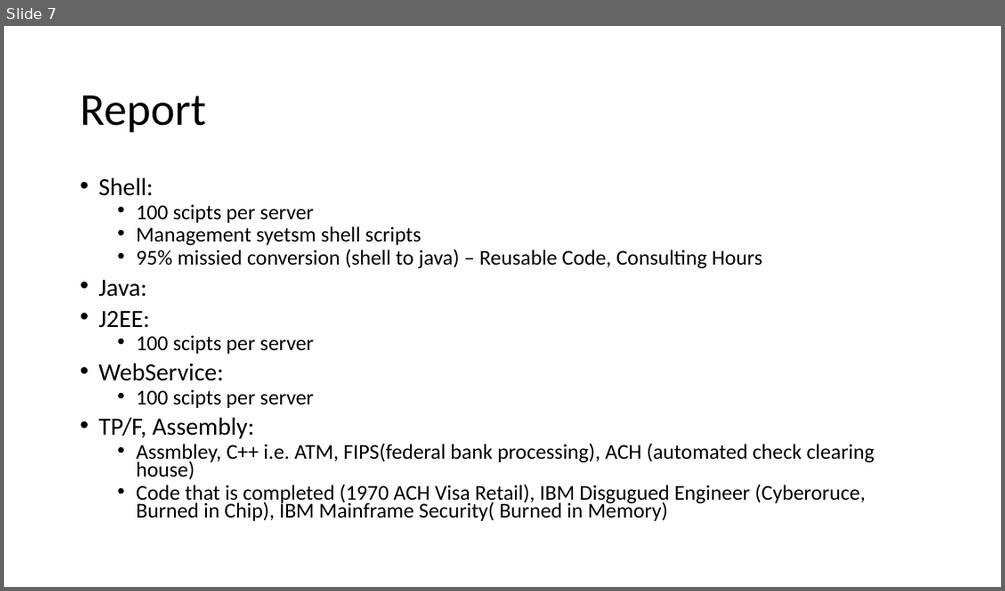
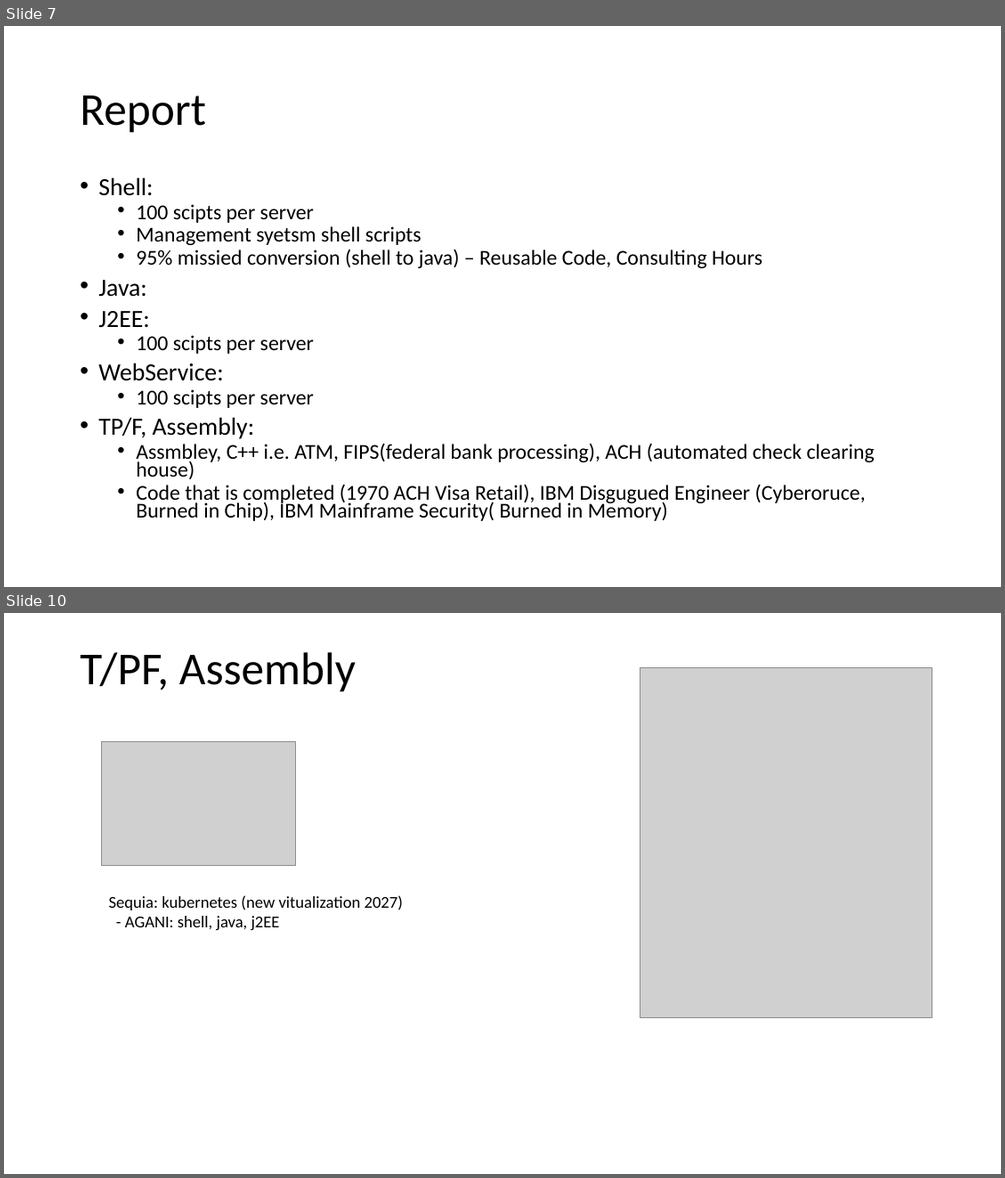
Before and after one commit to meja0016/FBI-depricated-, a slide deck: docs/excel/nonPolicePresentation.pptx. Shown one above the other, each under a label of ours: slide 7 before the commit, slides 7 and 10 after it; the slides between them are not shown. The pictures are 1005x591 and 1005x1178 pixels, drawn with LibreOffice and Linux fonts; fonts in the diff are those of the drawing; grey boxes stand for pictures. Boxes give left, top, right and bottom in pixels: in the first picture for what was removed or moved away, otherwise in the second. Text is boxed around its words. In the diff, an @@ line names an element or a change of style, - is before the commit and + after.

```diff
--- a/docs/excel/nonPolicePresentation.pptx
+++ b/docs/excel/nonPolicePresentation.pptx
@@ slide 10 added at [4, 613, 1001, 1174], background #FFFFFF @@
@@ title added at [80, 652, 356, 692], 44 pt, text #000000 @@
+T/PF, Assembly
@@ picture added at [640, 668, 933, 1018] @@
@@ picture added at [101, 742, 295, 865] @@
@@ text added at [109, 895, 403, 930], 16 pt, text #000000 @@
+Sequia: kubernetes (new vitualization 2027)
+- AGANI: shell, java, j2EE
```
Also in this commit, not shown: 2 other slides added.
